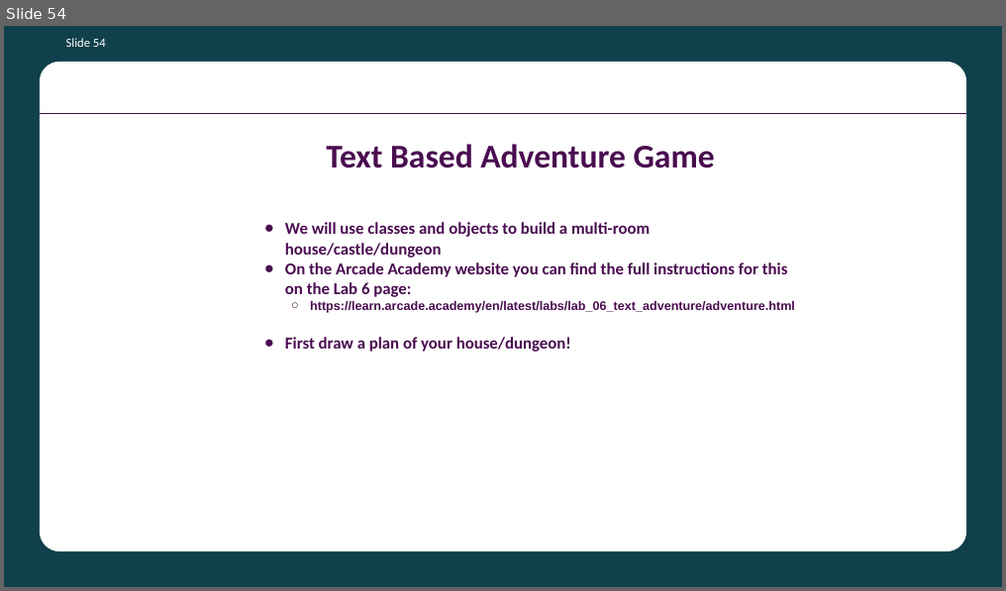
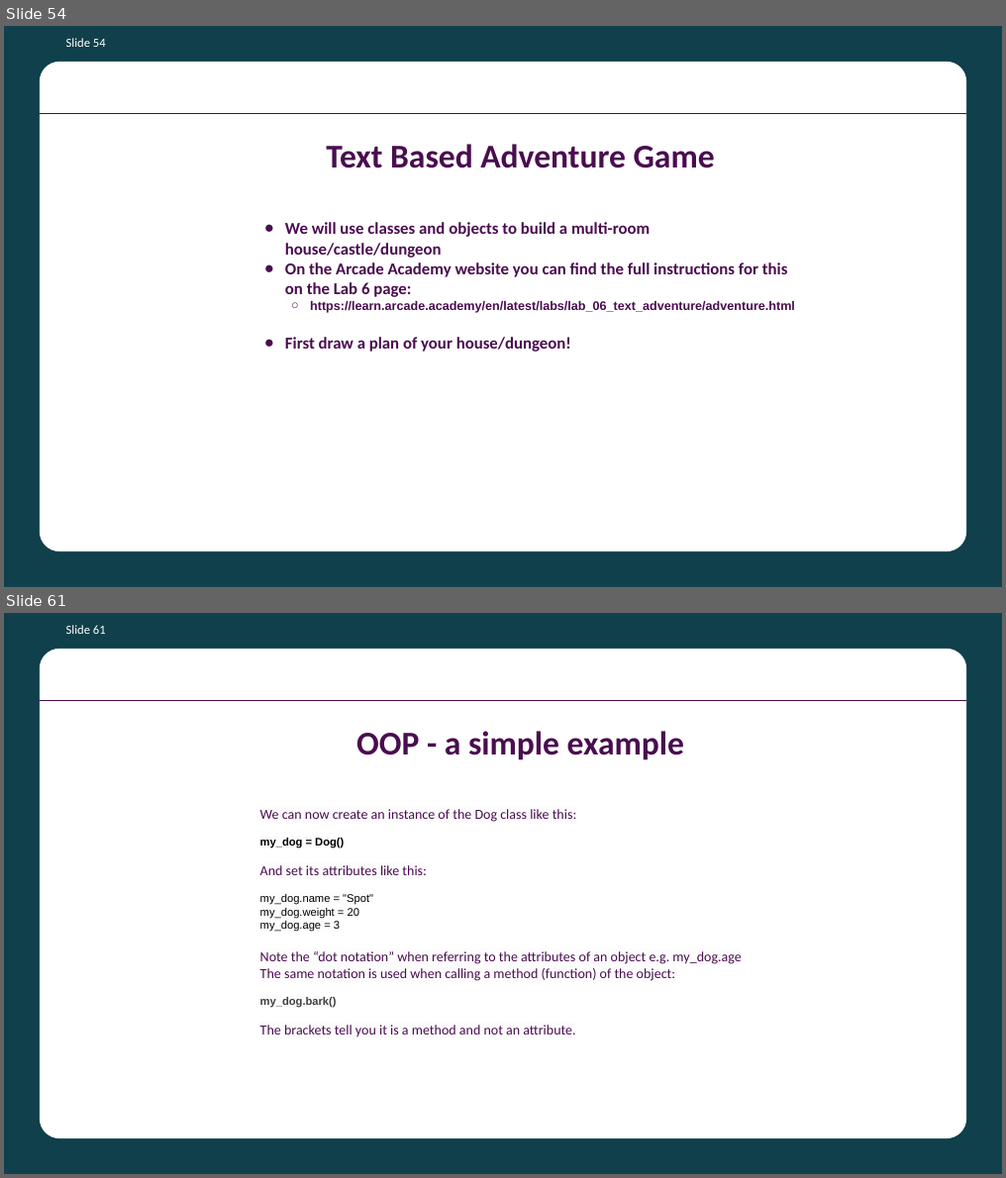
Before and after one commit to batecsw/OOP_class_work, a slide deck: Python OOP Course Presentation.pptx. Shown one above the other, each under a label of ours: slide 54 before the commit, slides 54 and 61 after it; the slides between them are not shown. The pictures are 1006x591 and 1006x1178 pixels, drawn with LibreOffice and Linux fonts; fonts in the diff are those of the drawing; background and template pictures are left out. Boxes give left, top, right and bottom in pixels: in the first picture for what was removed or moved away, otherwise in the second. Text is boxed around its words. In the diff, an @@ line names an element or a change of style, - is before the commit and + after.

```diff
--- a/Python OOP Course Presentation.pptx
+++ b/Python OOP Course Presentation.pptx
@@ slide 61 added at (4, 613, 1002, 1174), background #10404B; not listed: 2 template elements that a slide beside it also shows @@
@@ page number added at (66, 625, 106, 634), 18 pt, text #FFFFFF @@
+Slide 61
@@ title added at (356, 731, 684, 761), 48 pt, text #4A0D50, bold @@
+OOP - a simple example
@@ title added at (260, 809, 741, 1038), 20 pt, text #4A0D50 @@
+We can now create an instance of the Dog class like this:
+my_dog = Dog()
+And set its attributes like this:
+my_dog.name = "Spot"
+my_dog.weight = 20
+my_dog.age = 3
+Note the “dot notation” when referring to the attributes of an object e.g. my_dog.age
+The same notation is used when calling a method (function) of the object:
+my_dog.bark()
+The brackets tell you it is a method and not an attribute.
```
Also in this commit, not shown: 10 other slides added, 2 other files.
